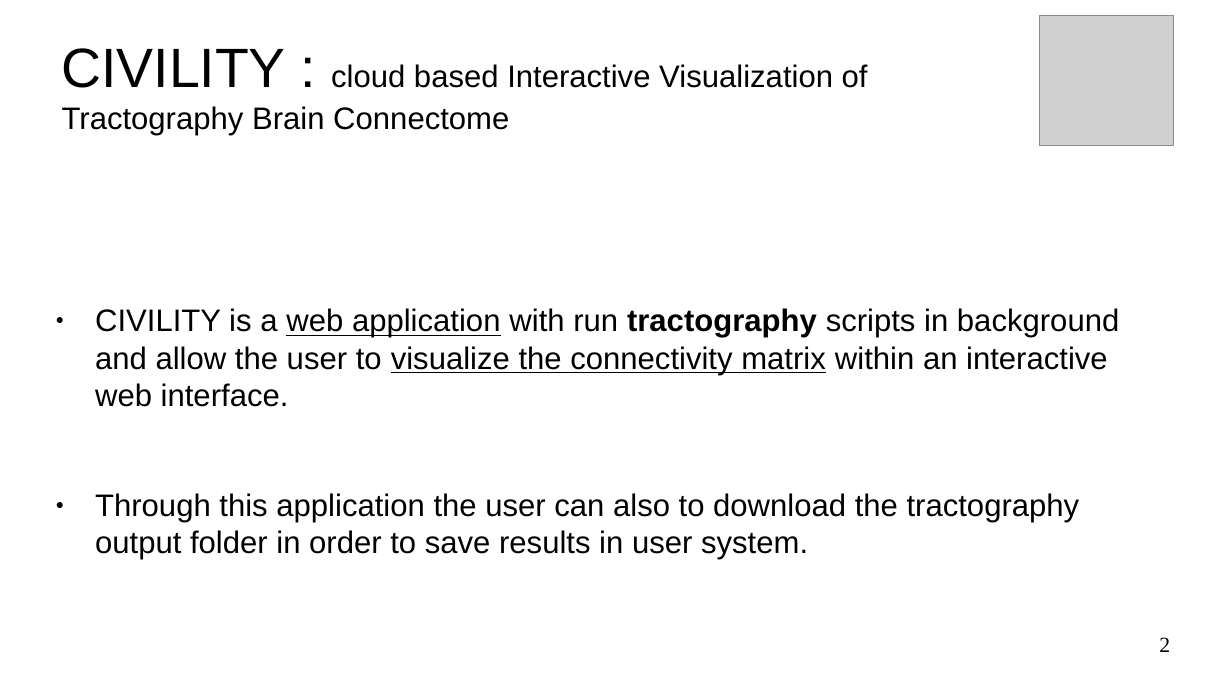
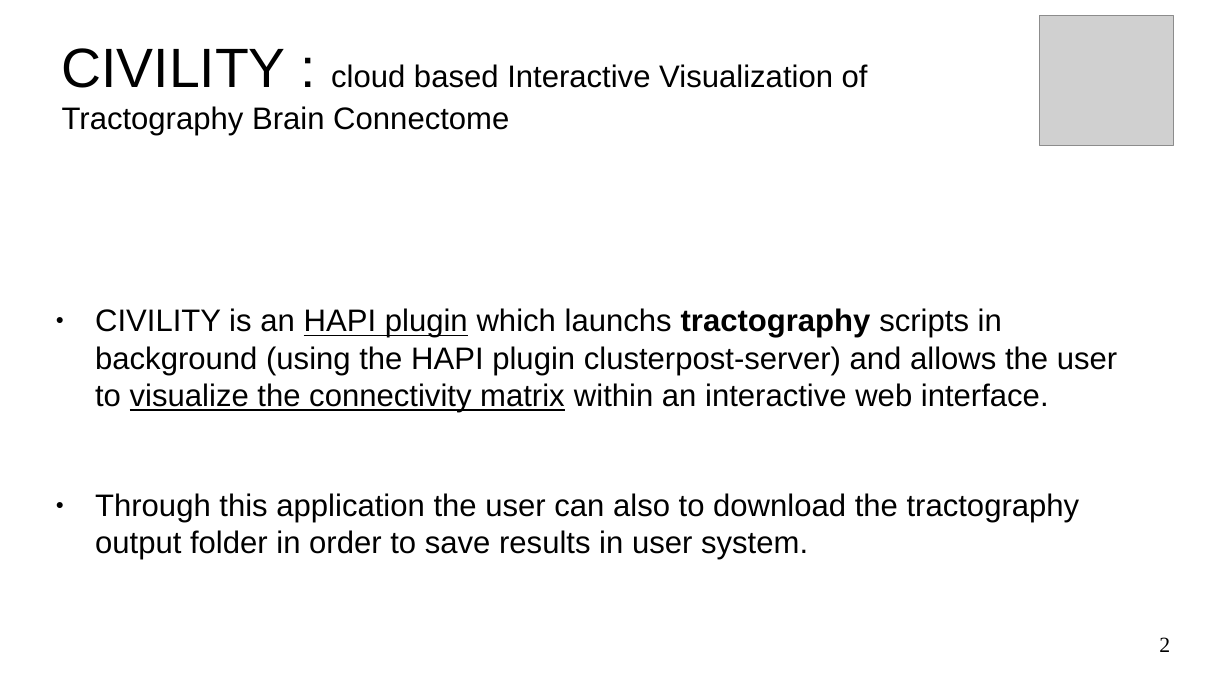
Before and after one commit to NIRALUser/CIVILITY, a slide deck: slide 2 of Documentation/tutorialCIVILITY.odp. Drawn at 1232x693 pixels with LibreOffice and Linux fonts; fonts in the diff are those of the drawing; grey boxes stand for pictures; background and template pictures are left out. Boxes give left, top, right and bottom in pixels: in the first picture for what was removed or moved away, otherwise in the second. Text is boxed around its words. In the diff, an @@ line names an element or a change of style, - is before the commit and + after.

```diff
--- a/Documentation/tutorialCIVILITY.odp
+++ b/Documentation/tutorialCIVILITY.odp
@@ text at <box>95,308,1117,412</box>: text changed @@
-● CIVILITY is a web application with run tractography scripts in background and allow the user to visualize the connectivity matrix within an interactive web interface.
+● CIVILITY is an HAPI plugin which launchs tractography scripts in background (using the HAPI plugin clusterpost-server) and allows the user to visualize the connectivity matrix within an interactive web interface.
```
Also in this commit, not shown: 1 other slide changed, 1 other file.
